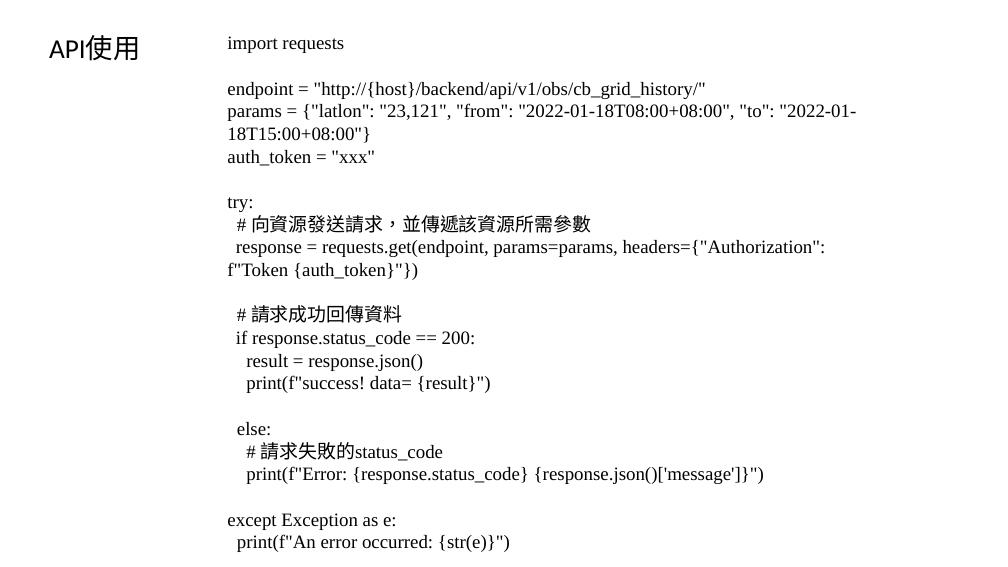
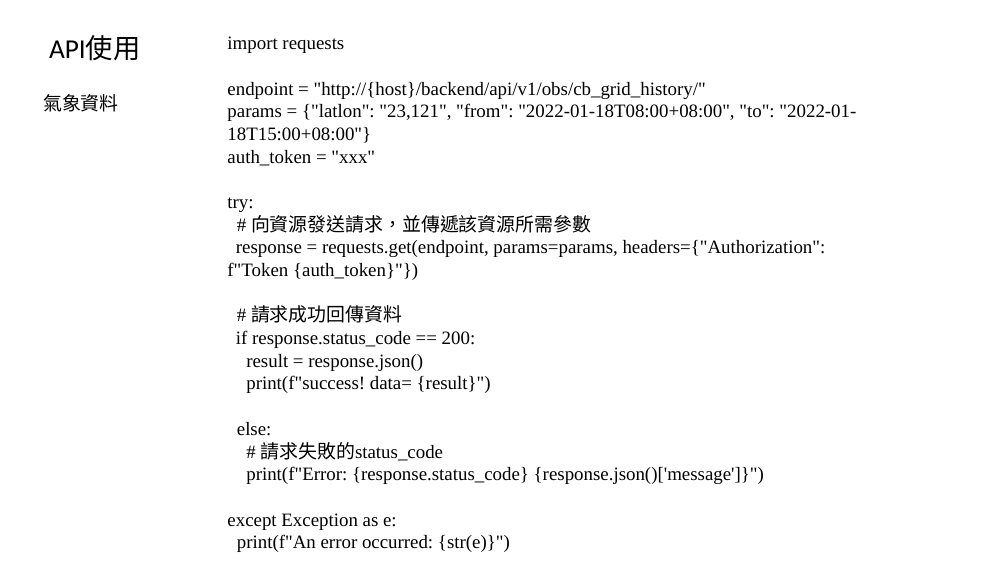
Before and after one commit to mike52ten11/python-data-analysis, a slide deck: slide 36 of python講義.pptx. Drawn at 1008x567 pixels with LibreOffice and Linux fonts; fonts in the diff are those of the drawing. Boxes give left, top, right and bottom in pixels: in the first picture for what was removed or moved away, otherwise in the second. Text is boxed around its words. In the diff, an @@ line names an element or a change of style, - is before the commit and + after.

```diff
--- a/python講義.pptx
+++ b/python講義.pptx
@@ text added at [43, 94, 119, 112], 18 pt, text #000000 @@
+氣象資料
```
Also in this commit, not shown: 1 slide added, 1 other file.
